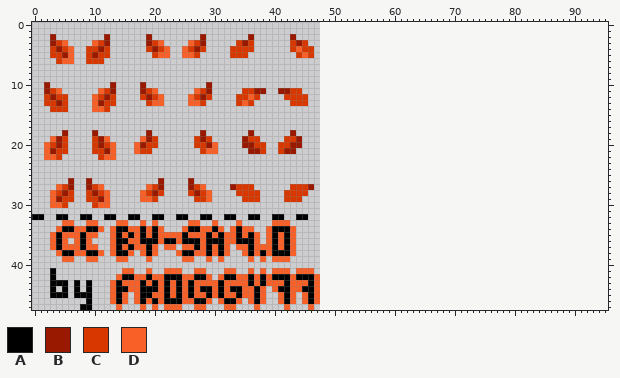
Two states of a sprite sheet, data/sprites/weather/leaf.png. The picture above was drawn from the file before the commit.
The file is 48x48 pixels. The old version is drawn lined up with the new one, on the new canvas.
Palette (. is transparent): A #000000  B #981800  C #d83800  D #f86028
The result:
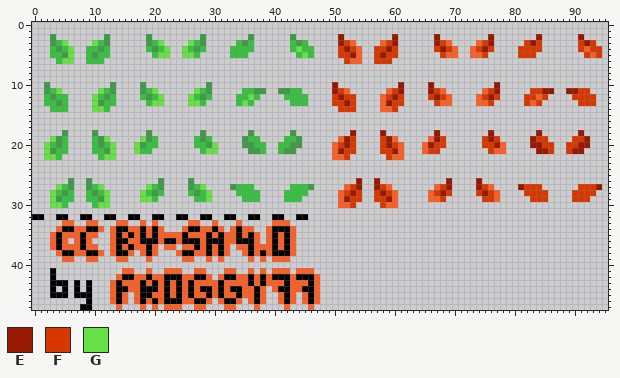
Colours new in this view: E #981800  F #d83800  G #68e048
The exact change:
canvas 48x48 -> 96x48
@@ palette @@
-B #981800
+B #439849
-C #d83800
+C #38c040
@@ x 0..95 @@
  1 ................................................................................................
- 2 ...B........B......B........B.......B......B....................................................
- 3 ...BCD....DCB......BCD....DCB.....CBC......CBC..................................................
- 4 ...CBCD..CCBC......CBCD..DCBC....CCCC......CDCC.................................................
- 5 ...CCBD..CBCC.......CDD..DDC.....CCC........CDC.................................................
- 6 ....CDD..CCC....................................................................................
+ 2 ...B........B......B........B.......B......B.......E........E......E........E.......E......E....
+ 3 ...BCG....GCB......BCG....GCB.....CBC......CBC.....EFD....DFE......EFD....DFE.....FEF......FEF..
+ 4 ...CBCG..CCBC......CBCG..GCBC....CCCC......CGCC....FEFD..FFEF......FEFD..DFEF....FFFF......FDFF.
+ 5 ...CCBG..CBCC.......CGG..GGC.....CCC........CGC....FFED..FEFF.......FDD..DDF.....FFF........FDF.
+ 6 ....CGG..CCC........................................FDD..FFF....................................
  7 ................................................................................................
@@ x 0..95 @@
  9 ................................................................................................
-10 ..B..........B....B..........B..................................................................
-11 ..BCD......DCB....BCD......DCB.....CCBB..BBCC...................................................
-12 ..CBCC....DCBC....CBCD....DCBC....CCDC....CCCC..................................................
-13 ..CCBC....DBCC.....CDD....DDC.....CDC......CCC..................................................
-14 ...CCC....DDC...................................................................................
+10 ..B..........B....B..........B....................E..........E....E..........E..................
+11 ..BCG......GCB....BCG......GCB.....CCBB..BBCC.....EFD......DFE....EFD......DFE.....FFEE..EEFF...
+12 ..CBCC....GCBC....CBCG....GCBC....CCGC....CCCC....FEFF....DFEF....FEFD....DFEF....FFDF....FFFF..
+13 ..CCBC....GBCC.....CGG....GGC.....CGC......CCC....FFEF....DEFF.....FDD....DDF.....FDF......FFF..
+14 ...CCC....GGC......................................FFF....DDF...................................
 15 ................................................................................................
@@ x 0..95 @@
 17 ................................................................................................
-18 .....B....B........B........B.......B......B....................................................
-19 ...DBC....CBD.....DBC......CBC.....BCC....CCB...................................................
-20 ..DCBC....CBCD...DBCC......CCBD....BBCC..CCBB...................................................
-21 ..DBCC....CCBD...DCC........CDD.....BBC..CBB....................................................
-22 ..DDC......CDD..................................................................................
+18 .....B....B........B........B.......B......B.........E....E........E........E.......E......E....
+19 ...GBC....CBG.....GBC......CBC.....BCC....CCB......DEF....FED.....DEF......FEF.....EFF....FFE...
+20 ..GCBC....CBCG...GBCC......CCBG....BBCC..CCBB.....DFEF....FEFD...DEFF......FFED....EEFF..FFEE...
+21 ..GBCC....CCBG...GCC........CGG.....BBC..CBB......DEFF....FFED...DFF........FDD.....EEF..FEE....
+22 ..GGC......CGG....................................DDF......FDD..................................
 23 ................................................................................................
@@ x 0..95 @@
 25 ................................................................................................
-26 ......B..B...........B....B.....................................................................
-27 ....DCB..BCD.......DCB....BCD....BCCC......CCCB.................................................
-28 ...DCBC..CBCD.....DCBC....CBCD....CCCC....CCCC..................................................
-29 ...DBCC..CCBD.....DDC......CCD.....CCC....CCC...................................................
-30 ...DDC....CDD...................................................................................
+26 ......B..B...........B....B...........................E..E...........E....E.....................
+27 ....GCB..BCG.......GCB....BCG....BCCC......CCCB.....DFE..EFD.......DFE....EFD....EFFF......FFFE.
+28 ...GCBC..CBCG.....GCBC....CBCG....CCCC....CCCC.....DFEF..FEFD.....DFEF....FEFD....FFFF....FFFF..
+29 ...GBCC..CCBG.....GGC......CCG.....CCC....CCC......DEFF..FFED.....DDF......FFD.....FFF....FFF...
+30 ...GGC....CGG......................................DDF....FDD...................................
 31 ................................................................................................
